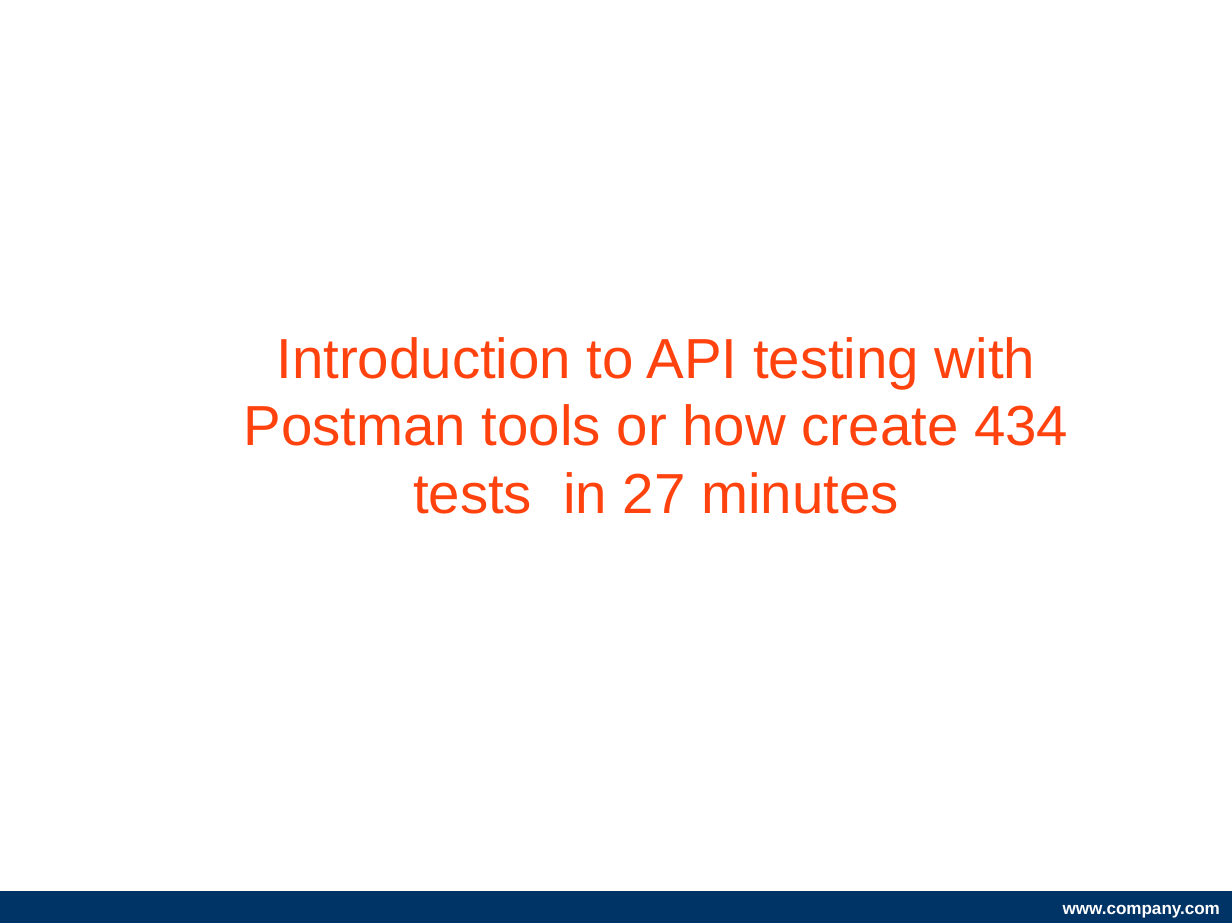
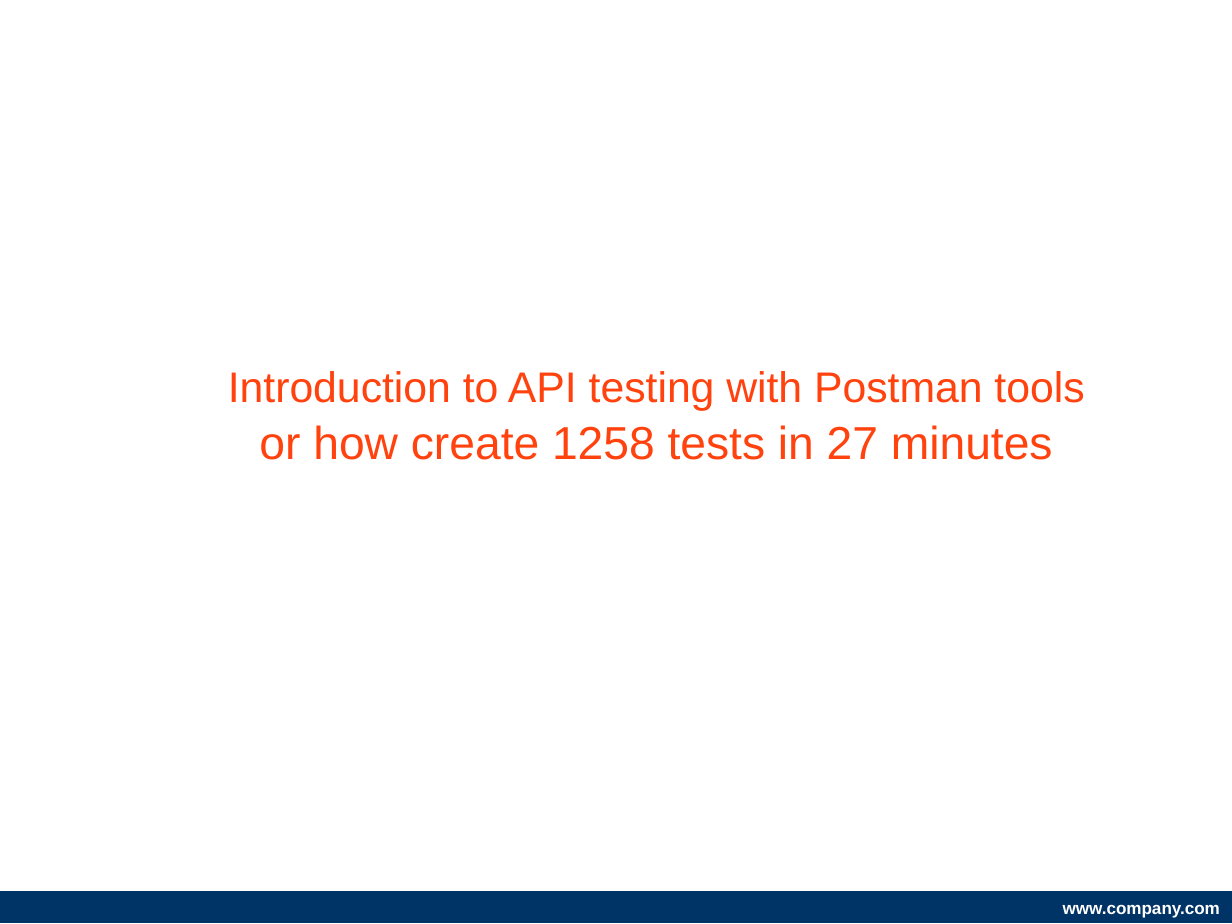
Before and after one commit to AndriiStepura/letslearnapitesting, a slide deck: slide 1 of StartTestingApiWithPostman.odp. Drawn at 1232x924 pixels with LibreOffice and Linux fonts; fonts in the diff are those of the drawing; background and template pictures are left out. Boxes give left, top, right and bottom in pixels: in the first picture for what was removed or moved away, otherwise in the second. Text is boxed around its words. In the diff, an @@ line names an element or a change of style, - is before the commit and + after.

```diff
--- a/StartTestingApiWithPostman.odp
+++ b/StartTestingApiWithPostman.odp
@@ title at [228, 371, 1084, 460]: text changed; size 33 to 25 pt @@
-Introduction to API testing with Postman tools or how create 434 tests in 27 minutes
+Introduction to API testing with Postman tools or how create 1258 tests in 27 minutes
```
Also in this commit, not shown: 8 other slides changed, 2 slides added, 1 slide removed.
